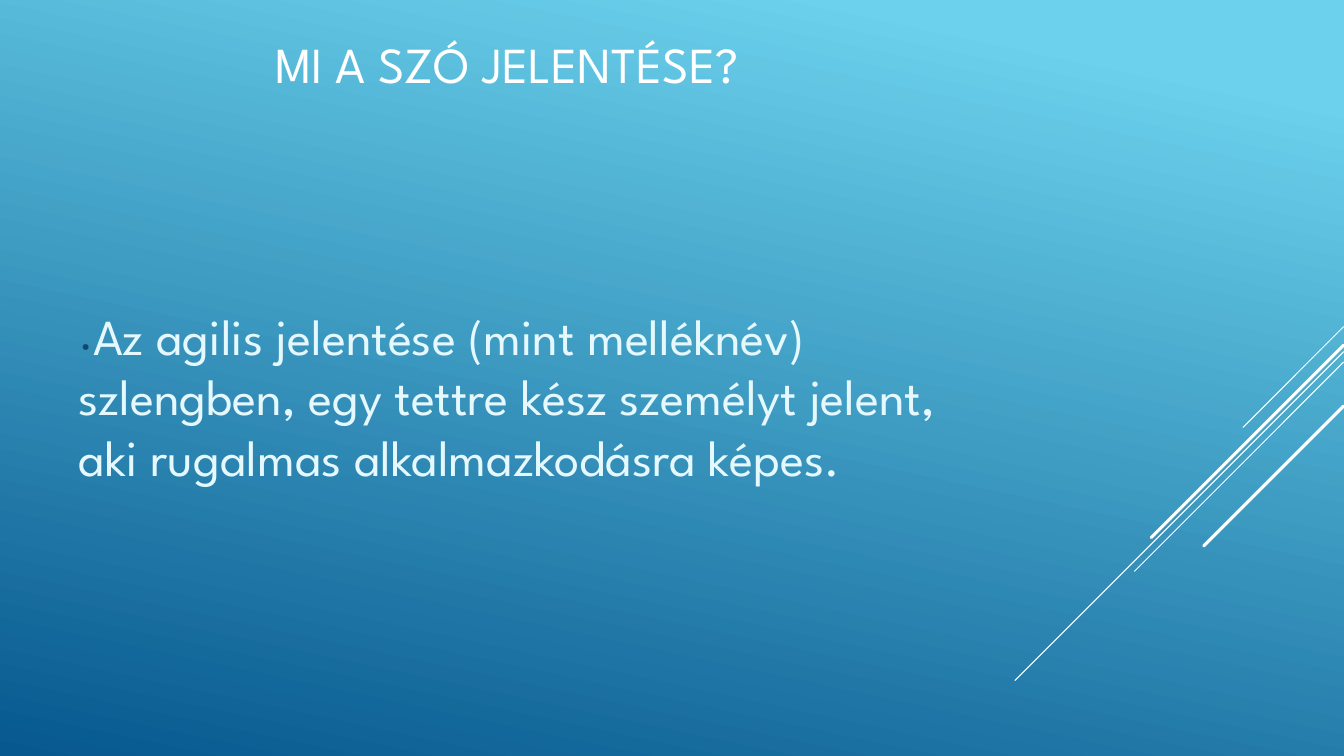
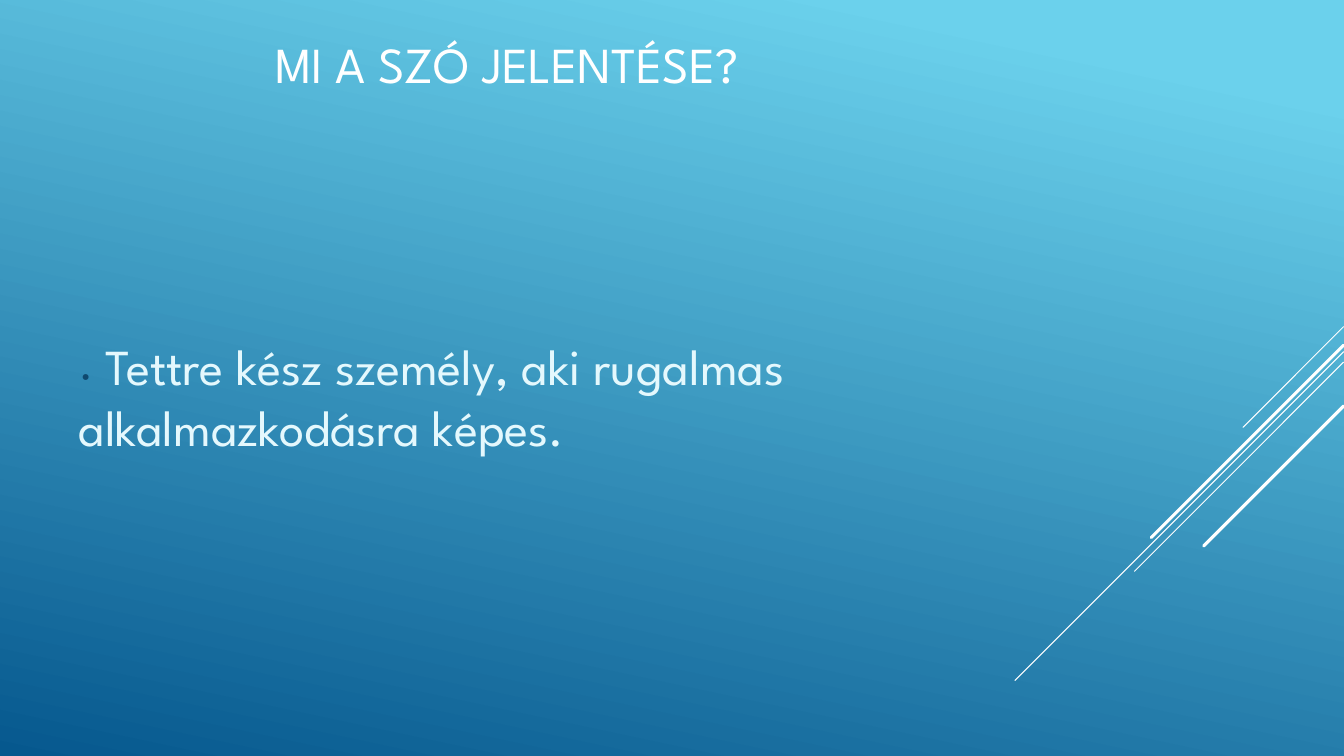
Before and after one commit to gutibalintka/iktppt, a slide deck: slide 2 of Agilis modell.pptx. Drawn at 1344x756 pixels with LibreOffice and Linux fonts; fonts in the diff are those of the drawing. Boxes give left, top, right and bottom in pixels: in the first picture for what was removed or moved away, otherwise in the second. Text is boxed around its words. In the diff, an @@ line names an element or a change of style, - is before the commit and + after.

```diff
--- a/Agilis modell.pptx
+++ b/Agilis modell.pptx
@@ text at bbox=[79, 350, 784, 457]: text changed @@
-•Az agilis jelentése (mint melléknév) szlengben, egy tettre kész személyt jelent, aki rugalmas alkalmazkodásra képes.
+• Tettre kész személy, aki rugalmas alkalmazkodásra képes.
```
Also in this commit, not shown: 5 other slides changed.
